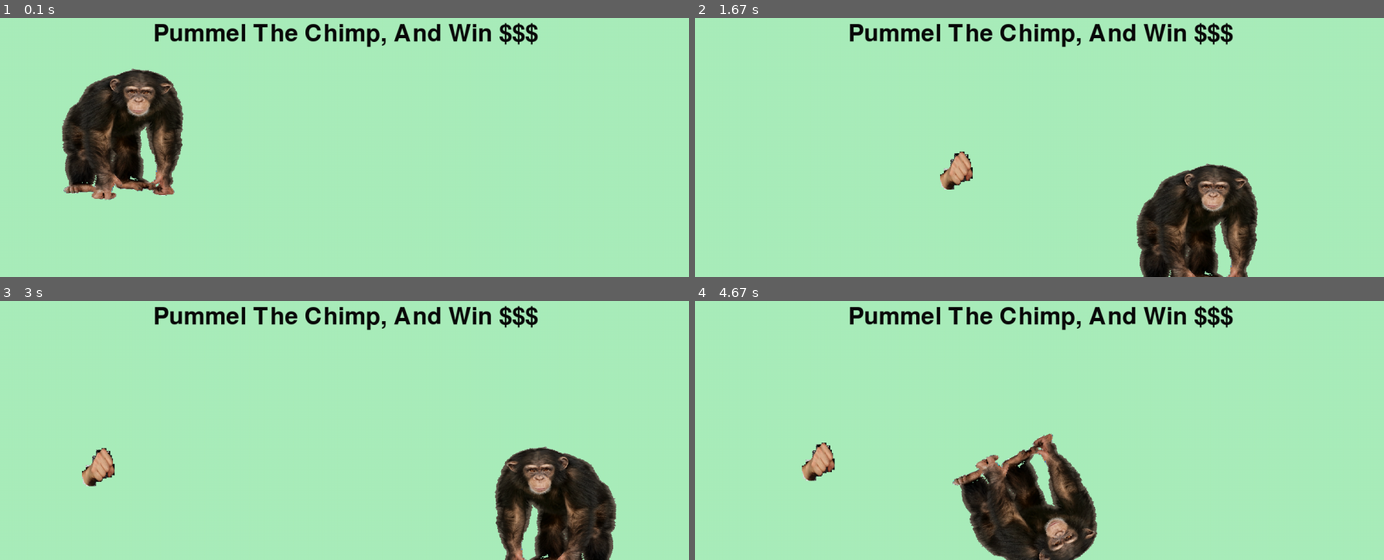
Above: before the commit, frames 1-4 (two rows, left to right).
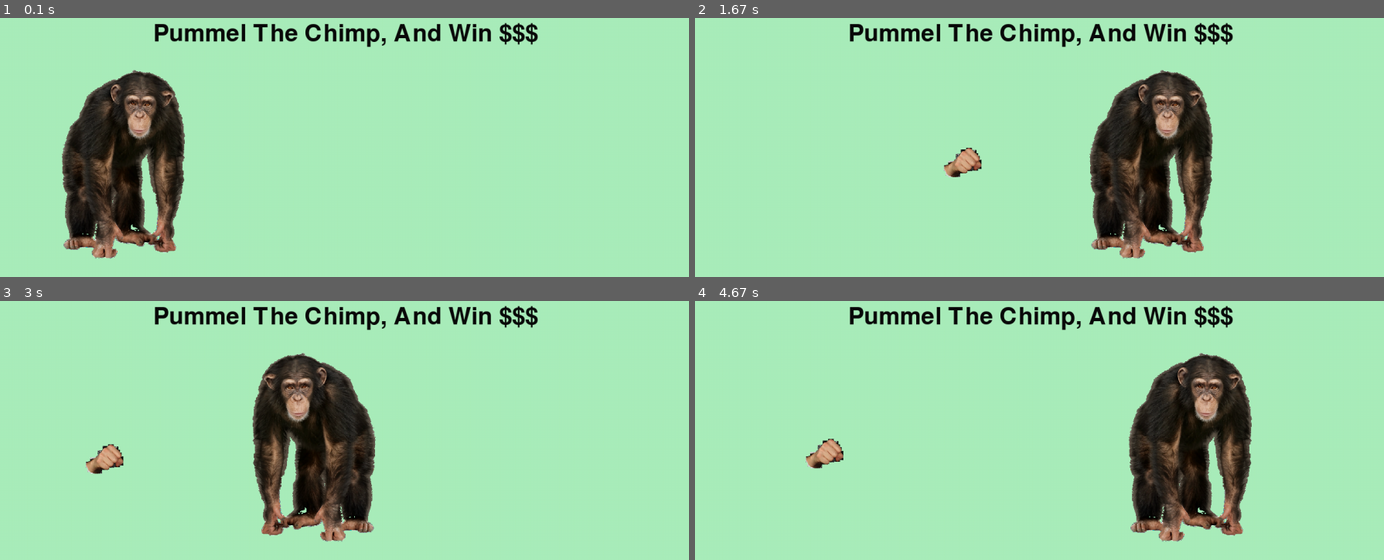
Above: after the commit, the same moments.

Repository: jwang1122/pygame
Game: pygame game, started from src/chimp.py
The game is run twice, just before and just after one commit, with the same random seed, the same clock (stepped at 60 frames per second) and the same inputs.
Inputs (mouse positions are in pixels of both pictures, inside the frame that each line leads up to):
- Up to frame 1 (0.1 s): no input
- Up to frame 2 (1.67 s): click (1039, 147) at 0.38 s; click (825, 207) at 0.72 s; click (1053, 59) at 1.05 s; click (1039, 178) at 1.38 s
- Up to frame 3 (3 s): click (234, 345) at 1.72 s; click (564, 422) at 2.05 s; click (592, 479) at 2.38 s; click (179, 474) at 2.72 s
- Up to frame 4 (4.67 s): click (936, 505) at 3.05 s; click (1184, 394) at 3.38 s; click (1280, 425) at 3.72 s; click (1163, 515) at 4.05 s; click (901, 469) at 4.38 s

The runs differ from the first frame. In frame 1, 7.6% of the frame differs, in the area x 8-27%, y 19-93%; in frame 2, 14%; in frame 3, 17%; in frame 4, 17%, in the area x 15-81%, y 20-100%.

Commit message:
fix chimp hit issue

Diff:
--- a/src/chimp.py
+++ b/src/chimp.py
@@ -57,8 +57,7 @@
 
     def __init__(self):
         pg.sprite.Sprite.__init__(self)  # call Sprite initializer
-        self.image, self.rect = load_image("fist.png", -1, 1)
-        self.image = pg.transform.scale(self.image, (150,150))
+        self.image, self.rect = load_image("fist.png", -1, 0.03)
         self.fist_offset = (-235, -80)
         self.punching = False
 
@@ -88,8 +87,7 @@
 
     def __init__(self):
         pg.sprite.Sprite.__init__(self)  # call Sprite intializer
-        self.image, self.rect = load_image("chimp.png", -1, 1)
-        self.image = pg.transform.scale(self.image, (250,250))
+        self.image, self.rect = load_image("chimp.png", -1, 0.6)
         screen = pg.display.get_surface()
         self.area = screen.get_rect()
         self.rect.topleft = 10, 90
--- a/src/fistHitChimp.py
+++ b/src/fistHitChimp.py
@@ -7,9 +7,9 @@
 height=480
 screen = pg.display.set_mode((width, height), pg.SCALED)
 pg.init()
-snd = pg.mixer.Sound('src/data/yunque.mp3')
+snd = pg.mixer.Sound(os.path.join(data_dir, 'yunque.mp3'))
 snd.play()
-punchSound = pg.mixer.Sound('src/data/punch.wav')
+punchSound = pg.mixer.Sound(os.path.join(data_dir, 'punch.wav'))
 # pg.mouse.set_visible(False)
 
 # functions to create our resources
@@ -34,8 +34,9 @@
 
     def __init__(self):
         pg.sprite.Sprite.__init__(self)  # call Sprite intializer
-        self.image, self.rect = load_image("chimp.png", -1, 0.8)
+        self.image, self.rect = load_image("chimp.png", -1, 0.5)
         # self.image = pg.transform.scale(self.image, (250,250))
+        print(self.rect)
         screen = pg.display.get_surface()
         self.area = screen.get_rect()
         self.rect.topleft = 10, 90
@@ -48,9 +49,10 @@
 
     def __init__(self):
         pg.sprite.Sprite.__init__(self)  # call Sprite initializer
-        self.image, self.rect = load_image("fist.png", -1, 1)
-        self.image = pg.transform.scale(self.image, (150,150))
-        self.fist_offset = (0, 0)
+        self.image, self.rect = load_image("fist.png", -1, 0.025)
+        print(self.rect)
+        # self.image = pg.transform.scale(self.image, (150,150))
+        self.fist_offset = (-2000, -100)
         self.punching = False
 
     def update(self):
--- a/src/fistPunch.py
+++ b/src/fistPunch.py
@@ -49,6 +49,7 @@
     clock = pg.time.Clock()
     running = True
     fist = Fist()
+    punching = False
 
     while(running):
         clock.tick(30)
@@ -57,9 +58,14 @@
                 running=False
             elif event.type == pg.MOUSEBUTTONDOWN:
                 punchSound.play()
+                punching = True
+            elif event.type == pg.MOUSEBUTTONUP:
+                punching = False
 
         screen.fill((0,255,255))
         fist.update()
+        if punching:
+            fist.rect.move_ip(10,-17)
         screen.blit(fist.image, fist.rect)
         pg.display.flip()
     pg.quit()
--- a/src/rect13.py
+++ b/src/rect13.py
@@ -20,7 +20,7 @@
                 fire = True
     if rect1.left<width and fire:
         print(rect1.left)
-        rect1 = rect1.move((30,0))
+        rect1.move_ip(20,0)
     else:
         fire = False
     screen.fill(GRAY)
Not shown, changed: doc/pygame.md
